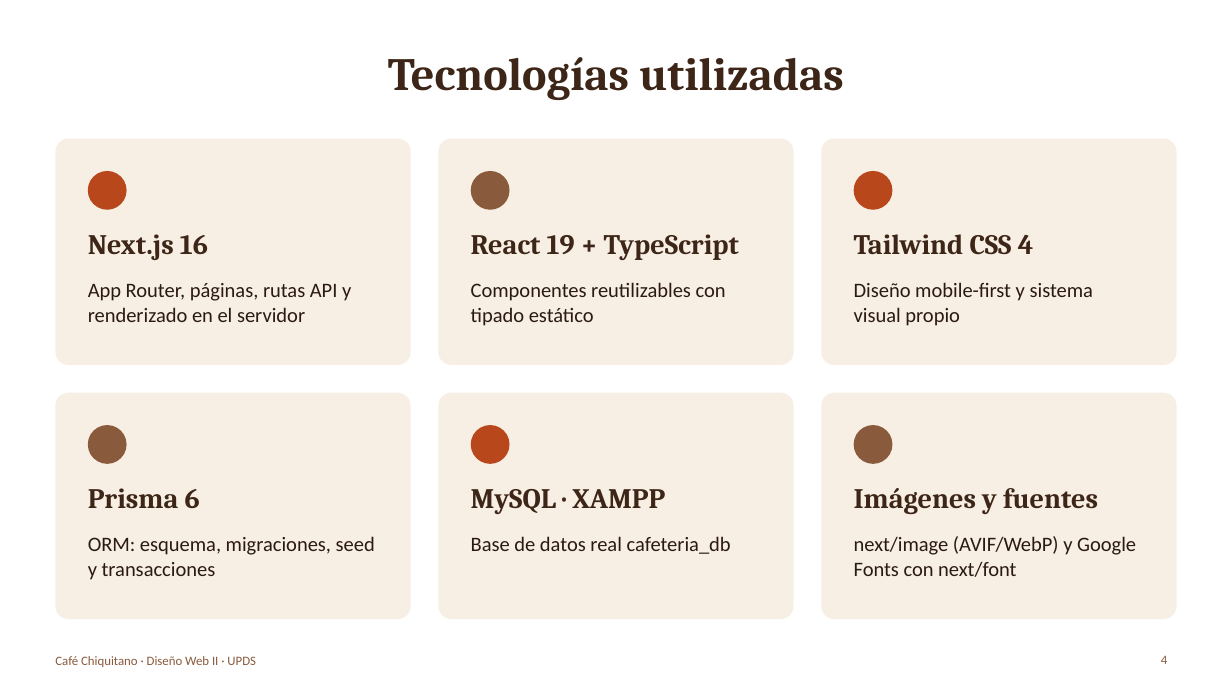
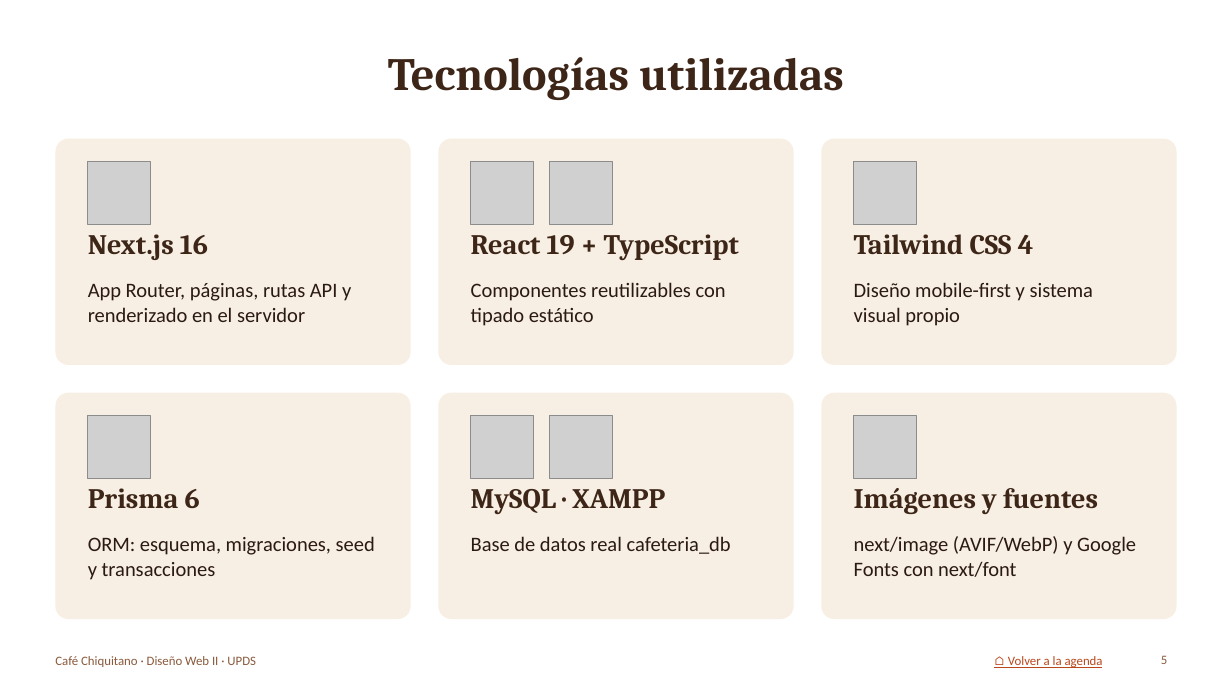
Before and after one commit to lixinrodriguez1-eng/mercado-justo-cruceno, a slide deck: slide 5 of informe/Presentacion_Cafe_Chiquitano.pptx (slide 4 before the commit). Drawn at 1232x693 pixels with LibreOffice and Linux fonts; fonts in the diff are those of the drawing; grey boxes stand for pictures; background and template pictures are left out. Boxes give left, top, right and bottom in pixels: in the first picture for what was removed or moved away, otherwise in the second. Text is boxed around its words. In the diff, an @@ line names an element or a change of style, - is before the commit and + after.

```diff
--- a/informe/Presentacion_Cafe_Chiquitano.pptx
+++ b/informe/Presentacion_Cafe_Chiquitano.pptx
@@ ellipse removed at (88,171,127,210) @@
@@ picture added at (88,162,151,225) @@
@@ ellipse removed at (470,171,509,210) @@
@@ picture added at (470,162,533,225) @@
@@ picture added at (549,162,612,225) @@
@@ ellipse removed at (854,171,893,210) @@
@@ picture added at (854,162,917,225) @@
@@ picture added at (88,416,151,479) @@
@@ picture added at (470,416,533,479) @@
@@ picture added at (549,416,612,479) @@
@@ picture added at (854,416,917,479) @@
@@ ellipse removed at (88,425,127,464) @@
@@ ellipse removed at (470,425,509,464) @@
@@ ellipse removed at (854,425,893,464) @@
@@ text added at (1008,656,1103,668), 10 pt, text #B9471C, underline @@
+⌂ Volver a la agenda
@@ page number at (1161,655,1167,664): text changed @@
-4
+5
```
Also in this commit, not shown: 16 other slides changed, 1 slide added, 14 other files.
